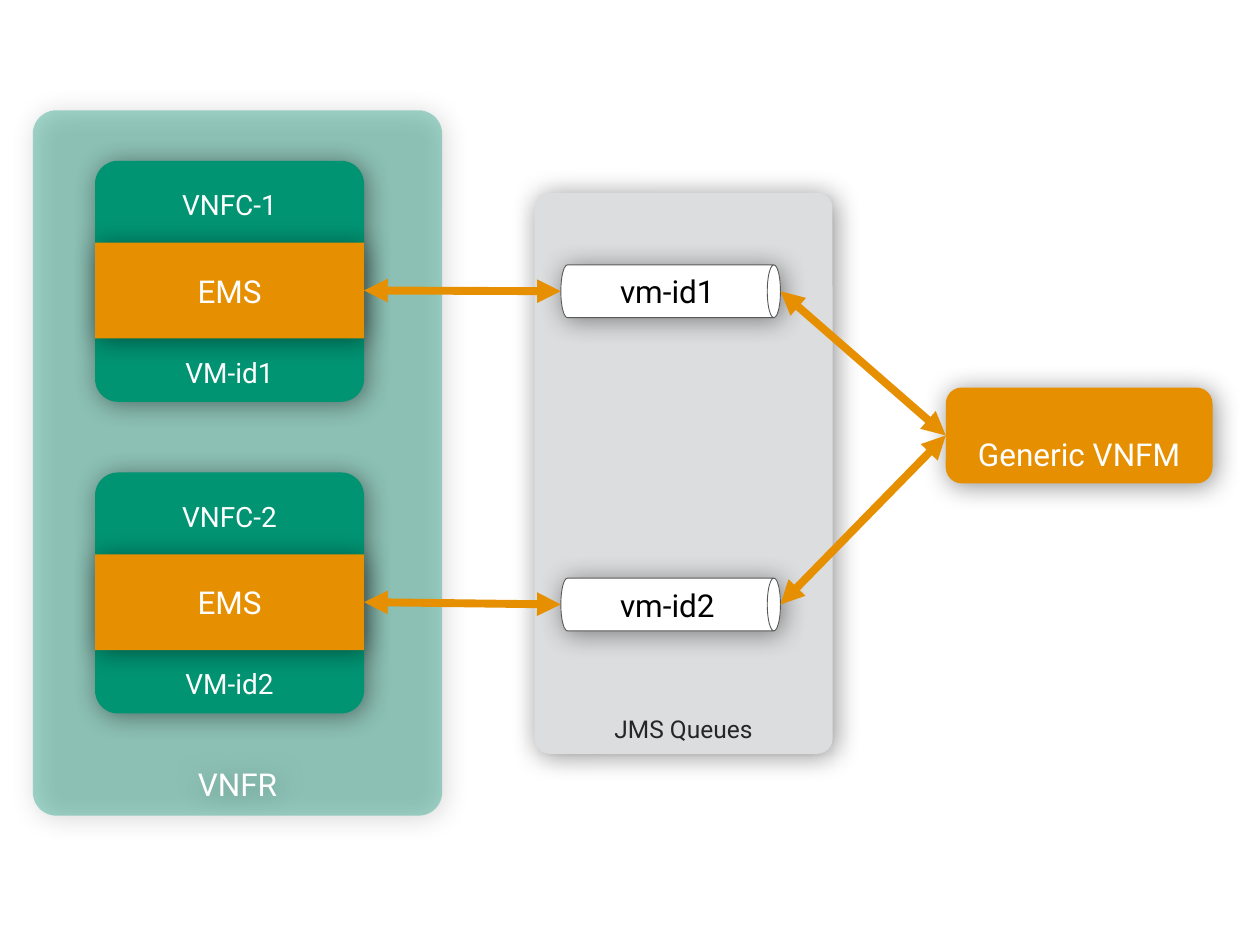
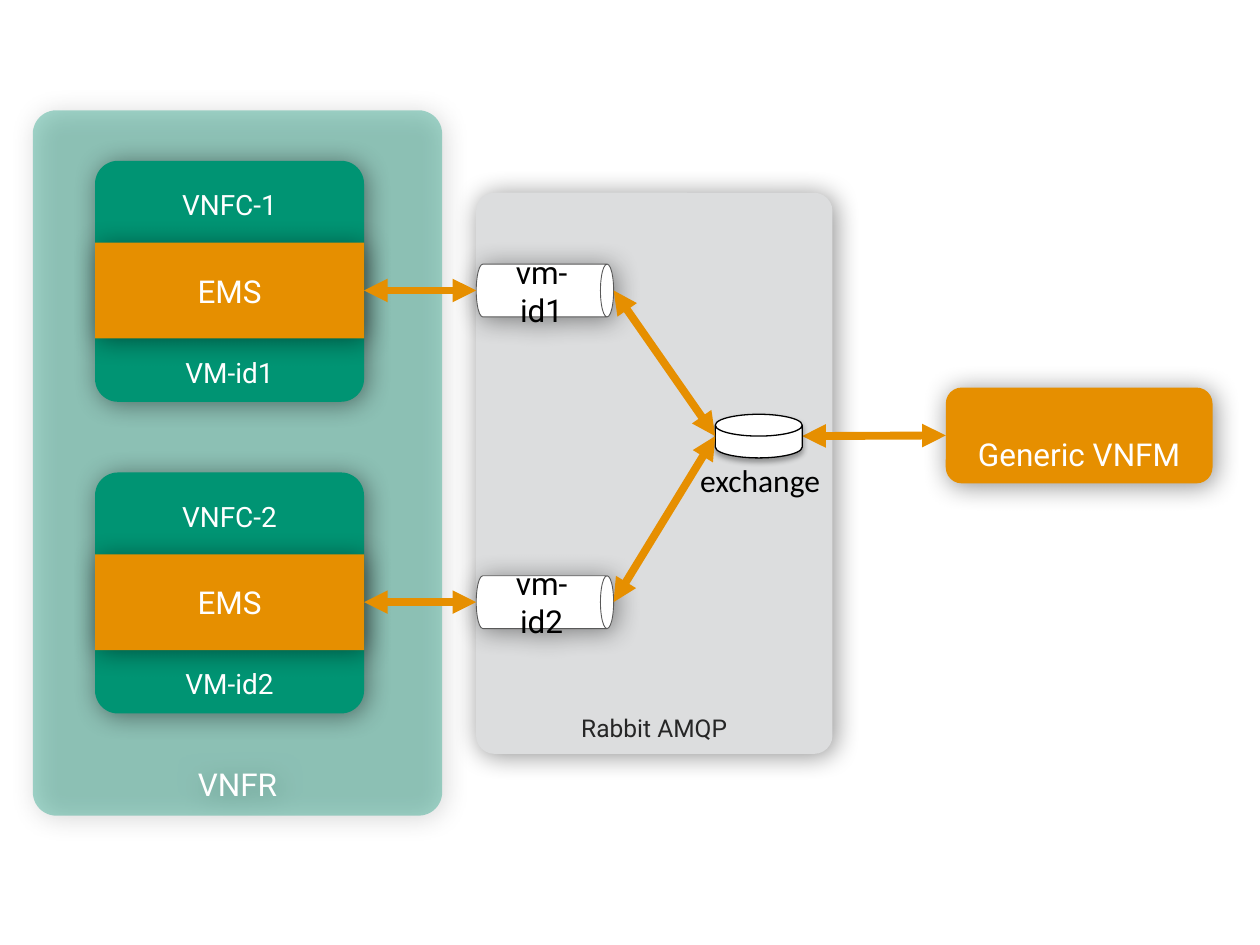
Before and after one commit to openbaton/docs, a slide deck: slide 9 of docs/images/openbaton-stencils.pptx. Drawn at 1260x945 pixels with LibreOffice and Linux fonts; fonts in the diff are those of the drawing. Boxes give left, top, right and bottom in pixels: in the first picture for what was removed or moved away, otherwise in the second. Text is boxed around its words. In the diff, an @@ line names an element or a change of style, - is before the commit and + after.

Commit message:
Fix: fix images with RabbitMQ

```diff
--- a/docs/images/openbaton-stencils.pptx
+++ b/docs/images/openbaton-stencils.pptx
@@ rounded rectangle "Rabbit AMQP": place and size @@
-rounded rectangle "Rabbit AMQP" at (534, 193, 833, 753)
+rounded rectangle "Rabbit AMQP" at (476, 193, 833, 753)
@@ cylinder "vm-id1": place and size @@
-cylinder "vm-id1" at (561, 265, 780, 318)
+cylinder "vm-id1" at (477, 264, 614, 317)
@@ double arrow moved from (561, 291) - (364, 291) to (476, 291) - (364, 291) @@
@@ double arrow added from (716, 436) to (614, 291), #E68F00 4.5 pt @@
@@ cylinder added at (716, 415, 803, 459), fill gradient #FFFFFF to #A4C4FF, outline #000000 0.75 pt @@
@@ double arrow moved from (946, 436) - (780, 605) to (716, 436) - (614, 602) @@
@@ double arrow moved from (946, 436) - (780, 291) to (946, 436) - (803, 436) @@
@@ text added at (700, 466, 820, 498), 18 pt, text #000000 @@
+exchange
@@ cylinder "vm-id2": place and size @@
-cylinder "vm-id2" at (561, 578, 780, 631)
+cylinder "vm-id2" at (477, 575, 614, 628)
@@ double arrow moved from (561, 605) - (364, 602) to (476, 602) - (364, 602) @@
@@ text in rounded rectangle at (581, 718, 727, 740): text changed @@
-JMS Queues
+Rabbit AMQP
```
Also in this commit, not shown: 1 other slide changed, 2 other files.
